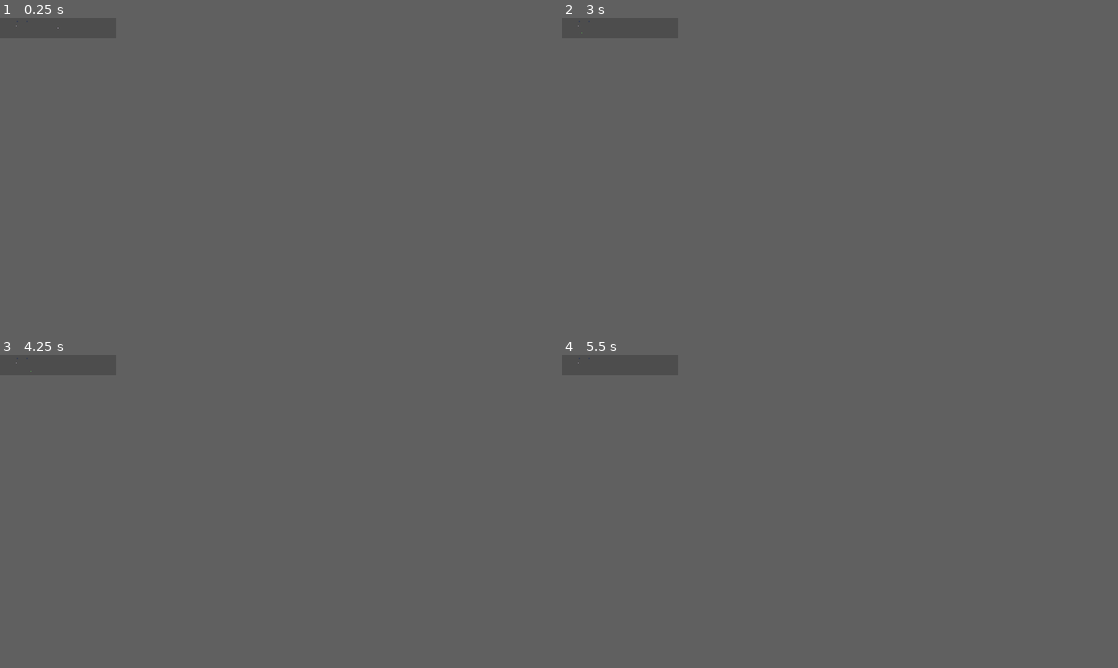
Above: before the commit, frames 1-4 (two rows, left to right).
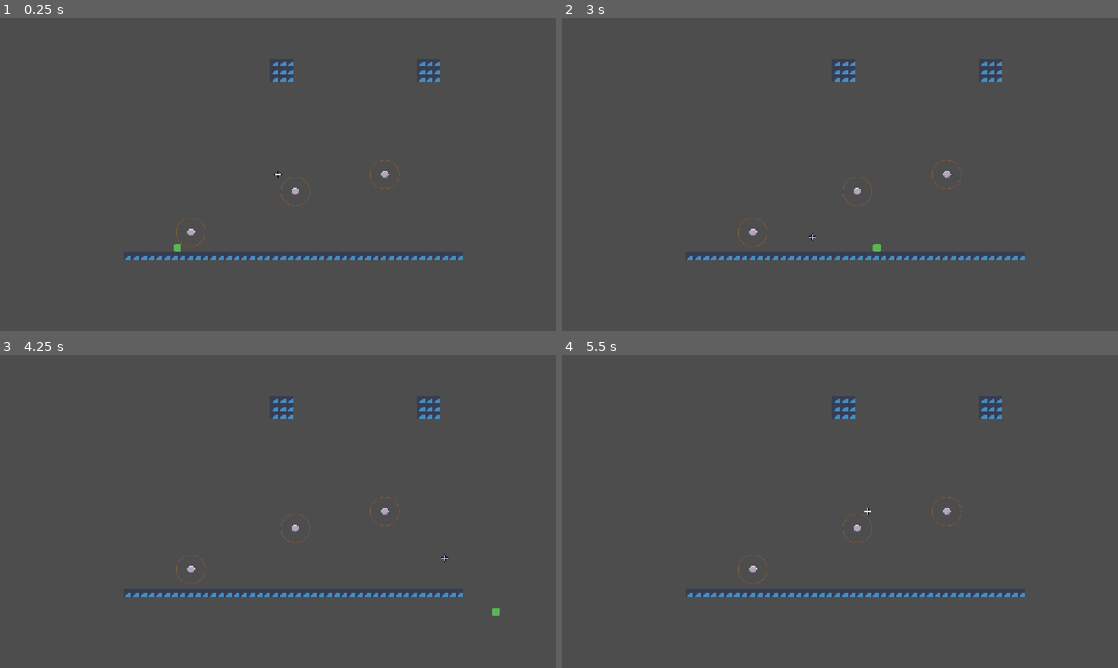
Above: after the commit, the same moments.

Repository: MadAvidCoder/Spin-phibian
Game: Godot game, scene res://scenes/main.tscn
Same seed, same stepped clock (60 frames per second), same inputs: the game is played once before the commit and once after it. The engine's default icon, where the game draws it, is replaced by a stand-in: a white triangle on a blue panel in a dark square.
Inputs (mouse positions are in pixels of both pictures, inside the frame that each line leads up to):
- Up to frame 1 (0.25 s): no input
- Up to frame 2 (3 s): tap Enter at 0.5, 2 s; move the mouse to (645, 27) at 0.52 s; hold D (right) 0.53-2.03 s; click (645, 27) at 0.6 s; tap Space at 1.25 s; move the mouse to (595, 30) at 1.27 s; click (595, 30) at 1.35 s; move the mouse to (634, 24) at 2.02 s; hold A (left) 2.03-2.78 s; click (634, 24) at 2.1 s; move the mouse to (612, 33) at 2.77 s; hold D (right) from 2.78 s (still down); click (612, 33) at 2.85 s
- Up to frame 3 (4.25 s): keep holding D (right); tap Space at 3.5 s; move the mouse to (94, 367) at 3.52 s; click (94, 367) at 3.6 s
- Up to frame 4 (5.5 s): tap Enter at 4.25 s; move the mouse to (584, 361) at 4.27 s; release D (right) at 4.28 s; hold A (left) 4.28-5.03 s; click (584, 361) at 4.35 s; tap Space at 5 s; move the mouse to (623, 364) at 5.02 s; hold D (right) from 5.03 s (still down); click (623, 364) at 5.1 s
In our replay, the window is 167x29 before the commit and 800x450 after it. These sizes can differ from the game's own. Grey fills any space a smaller window leaves; there, only what the larger window draws over its background counts as a difference.

The runs differ from the first frame. In frame 1, 0.9% of the frame differs, in the area x 2-84%, y 2-78%; in frame 2, 1.0%; in frame 3, 0.9%; in frame 4, 0.9%.

Commit message:
Anchor Selection Improved the code for selecting anchors

Diff:
--- a/src/cursor.gd
+++ b/src/cursor.gd
@@ -1,8 +1,6 @@
 extends Area2D
 
-signal anchor_clicked(anchor: Anchor)
-var closest_overlapping_anchor : Anchor
-
+@onready var frog: CharacterBody2D = get_tree().get_first_node_in_group("frog")
 
 func _ready() -> void:
 	Input.mouse_mode = Input.MOUSE_MODE_HIDDEN
@@ -10,16 +8,18 @@
 func _process(delta: float) -> void:
 	global_position = get_global_mouse_position()
 
-	closest_overlapping_anchor = null
-	var min_distance = 10000
-	for body in get_overlapping_bodies():
-		if body is Anchor:
-			var dist_squared = position.distance_squared_to(body.position)
-			if dist_squared < min_distance:
-				min_distance = dist_squared
-				closest_overlapping_anchor = body
+	if Input.is_action_just_pressed("grapple"):
+		var closest_overlapping_anchor: Anchor = null
+		var min_distance = 10000
+		for body in get_overlapping_bodies():
+			if body is Anchor:
+				var dist_squared = position.distance_squared_to(body.position)
+				if dist_squared < min_distance:
+					min_distance = dist_squared
+					closest_overlapping_anchor = body
 
-	if Input.is_action_just_pressed("grapple"):
-		if closest_overlapping_anchor != null:
-			anchor_clicked.emit(closest_overlapping_anchor)
-			print(closest_overlapping_anchor.name)
+		if closest_overlapping_anchor:
+			frog.on_anchor_clicked(closest_overlapping_anchor)
+
+	elif Input.is_action_just_released("grapple"):
+		frog.on_anchor_released()
--- a/src/project.godot
+++ b/src/project.godot
@@ -17,7 +17,6 @@
 
 [display]
 
-window/size/viewport_width=3840
 window/stretch/mode="canvas_items"
 window/stretch/aspect="expand"
 
--- a/src/scenes/anchor.tscn
+++ b/src/scenes/anchor.tscn
@@ -2,6 +2,7 @@
 
 [ext_resource type="Script" uid="uid://dwkq7b7oj7v5" path="res://scripts/base_anchor.gd" id="1_gdjek"]
 [ext_resource type="Texture2D" uid="uid://bh71ieiwbq748" path="res://assets/sprites/basic anchor.png" id="2_hs5qy"]
+[ext_resource type="Script" uid="uid://c6aktqa8tmglg" path="res://scripts/orbit_radius.gd" id="3_ua340"]
 
 [sub_resource type="CircleShape2D" id="CircleShape2D_2cus8"]
 radius = 7.071068
@@ -18,3 +19,6 @@
 
 [node name="Sprite2D" type="Sprite2D" parent="." unique_id=1586985149]
 texture = ExtResource("2_hs5qy")
+
+[node name="OrbitRadius" type="Node2D" parent="." unique_id=308353344]
+script = ExtResource("3_ua340")
--- a/src/scenes/cursor.tscn
+++ b/src/scenes/cursor.tscn
@@ -4,7 +4,7 @@
 [ext_resource type="Texture2D" uid="uid://iu7wctjol0sa" path="res://assets/sprites/cursor.png" id="2_s0nli"]
 
 [sub_resource type="CircleShape2D" id="CircleShape2D_n83mn"]
-radius = 500.0
+radius = 7.5
 
 [node name="Cursor" type="Area2D" unique_id=407595645]
 collision_layer = 2
--- a/src/scenes/main.tscn
+++ b/src/scenes/main.tscn
@@ -143,6 +143,7 @@
 [node name="Node2D" type="Node2D" unique_id=1309191250]
 
 [node name="Frog" parent="." unique_id=1809645032 instance=ExtResource("1_o5qli")]
+unique_name_in_owner = true
 position = Vector2(368, 455)
 
 [node name="TileMapLayer" type="TileMapLayer" parent="." unique_id=646166360]
@@ -151,9 +152,12 @@
 tile_set = SubResource("TileSet_o5qli")
 
 [node name="Anchor" parent="." unique_id=1354435780 instance=ExtResource("3_sugp2")]
-position = Vector2(541, 254)
+position = Vector2(395, 444)
 
 [node name="Cursor" parent="." unique_id=407595645 instance=ExtResource("4_jyhfs")]
 
 [node name="Anchor2" parent="." unique_id=1674688037 instance=ExtResource("3_sugp2")]
-position = Vector2(574, 258)
+position = Vector2(612, 359)
+
+[node name="Anchor3" parent="." unique_id=742233398 instance=ExtResource("3_sugp2")]
+position = Vector2(797, 324)
--- a/src/scripts/base_anchor.gd
+++ b/src/scripts/base_anchor.gd
@@ -1,5 +1,7 @@
 extends StaticBody2D
 class_name Anchor
+
+@export var orbit_radius: float = 30.0
 
 var frog: CharacterBody2D
 var sprite : Sprite2D
--- a/src/scripts/frog.gd
+++ b/src/scripts/frog.gd
@@ -10,14 +10,15 @@
 var state: States = States.AIR
 
 @export_category("Grappling")
-@export var orbit_radius: float = 80.0
-@export var pull_speed: float = 600.0
+@export var pull_strength: float = 600.0
+@export var max_pull_speed: float = 450.0
 @export var angular_speed: float = 12.0
-@export var max_grapple_distance: float = 500.0
+@export var pull_dist: float = 200.0
+
 var angle: float = 0.0
 
 
-var anchor_pos: Vector2
+var anchor: Anchor
 
 @export_category("Platforming")
 @export var gravity: Vector2 = Vector2(0, 50)
@@ -25,35 +26,31 @@
 const SPEED: float = 300.0
 
 func _physics_process(delta: float) -> void:
-	if Input.is_action_just_pressed("grapple"):
-		enter_grapple(get_global_mouse_position())
-	if Input.is_action_just_released("grapple") and (state == States.PULLING or state == States.ORBITING):
-		change_state(States.AIR)
-
 	process_state(delta)
 	move_and_slide()
 
-func on_anchor_clicked(anchor: Anchor):
+func on_anchor_clicked(targ_anchor: Anchor):
 	if state == States.GROUND or state == States.AIR:
-		enter_grapple(anchor.position)
+		if targ_anchor.global_position.distance_to(global_position) <= targ_anchor.orbit_radius + pull_dist:
+			anchor = targ_anchor
+			print(anchor.global_position)
+			change_state(States.PULLING)
 
+func on_anchor_released():
+	if state == States.ORBITING or state == States.PULLING:
+		change_state(States.AIR)
 
 func change_state(new_state: States):
 	exit_state()
 	state = new_state
 	enter_state()
 
-func enter_grapple(pos: Vector2):
-	anchor_pos = pos
-	if global_position.distance_to(pos) <= max_grapple_distance:
-		change_state(States.PULLING)
-
 func enter_state():
 	match state:
 		States.AIR:
 			pass
 		States.ORBITING:
-			var offset = global_position - anchor_pos
+			var offset = global_position - anchor.global_position
 			angle = offset.angle()
 			var tangent = Vector2(-offset.y, offset.x).normalized()
 
@@ -68,7 +65,7 @@
 			pass
 		States.ORBITING:
 			var tangent = Vector2.RIGHT.rotated(angle + PI / 2)
-			velocity = tangent * angular_speed * orbit_radius
+			velocity = tangent * angular_speed * anchor.orbit_radius
 
 func process_state(delta: float):
 	match state:
@@ -88,15 +85,16 @@
 				change_state(States.AIR)
 
 		States.PULLING:
-			var to_anchor = anchor_pos - global_position
+			var to_anchor = anchor.global_position - global_position
 			var dist = to_anchor.length()
 
-			if dist <= orbit_radius:
+			if dist <= anchor.orbit_radius:
 				change_state(States.ORBITING)
 				return
 
-			velocity = to_anchor.normalized() * pull_speed
+			velocity += to_anchor.normalized() * pull_strength
+			velocity = velocity.limit_length(max_pull_speed)
 
 		States.ORBITING:
 			angle += angular_speed * delta
-			global_position = anchor_pos + Vector2.RIGHT.rotated(angle) * orbit_radius
+			global_position = anchor.global_position + Vector2.RIGHT.rotated(angle) * anchor.orbit_radius
--- /dev/null
+++ b/src/scripts/orbit_radius.gd
@@ -0,0 +1,17 @@
+@tool
+extends Node2D
+
+var radius: float
+
+func _ready() -> void:
+	pass
+
+
+func _draw():
+	#if Engine.is_editor_hint():
+		var radius = $"..".orbit_radius
+		draw_circle(Vector2.ZERO, radius, Color(0.878, 0.404, 0.078, 0.3), false, 1.5)
+
+func _process(_delta: float) -> void:
+	#if Engine.is_editor_hint():
+		queue_redraw()
Not shown, added: src/scripts/orbit_radius.gd.uid
